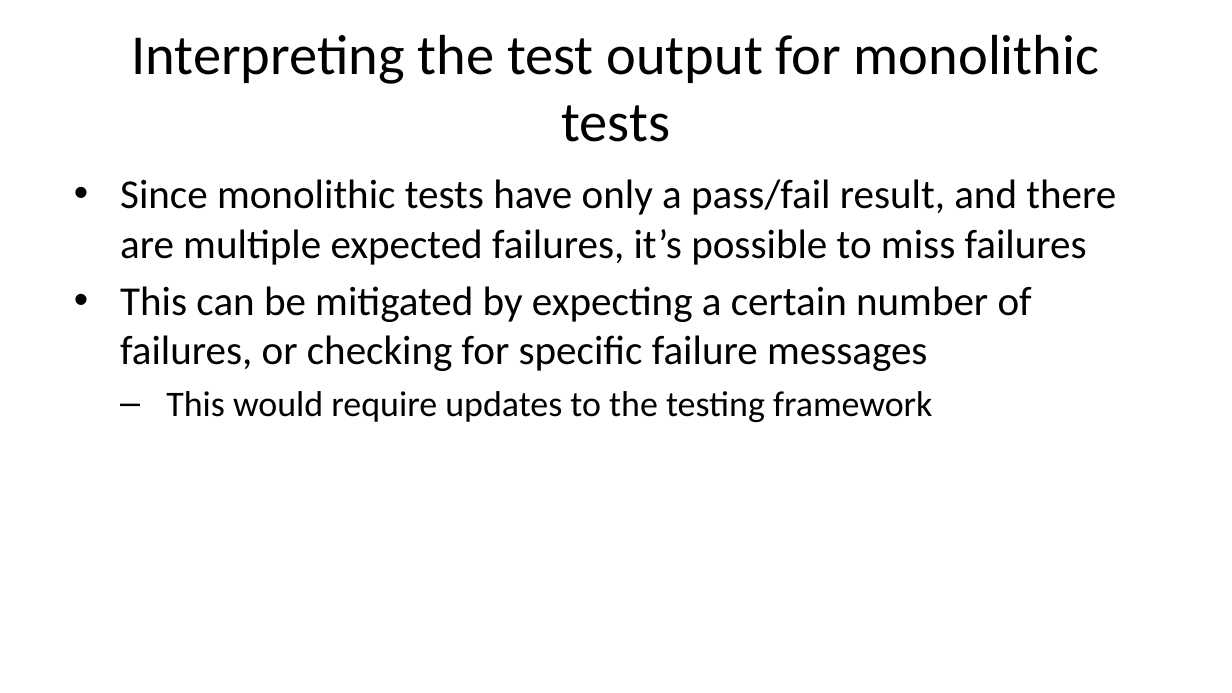
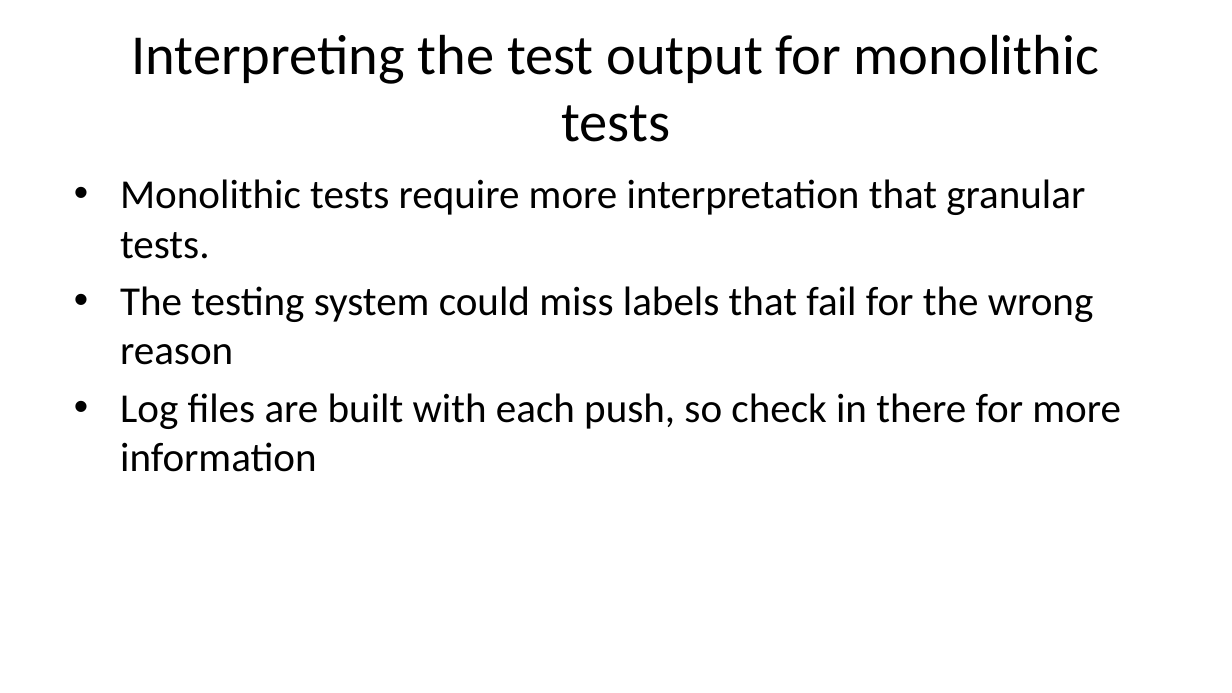
Before and after one commit to sbn-psi/dmsp, a slide deck: slide 14 of LDDTesting/stone-LDDTestingTechniques.pptx. Drawn at 1232x693 pixels with LibreOffice and Linux fonts; fonts in the diff are those of the drawing. Boxes give left, top, right and bottom in pixels: in the first picture for what was removed or moved away, otherwise in the second. Text is boxed around its words. In the diff, an @@ line names an element or a change of style, - is before the commit and + after.

```diff
--- a/LDDTesting/stone-LDDTestingTechniques.pptx
+++ b/LDDTesting/stone-LDDTestingTechniques.pptx
@@ text at <box>120,179,1121,472</box>: text changed @@
-• Since monolithic tests have only a pass/fail result, and there are multiple expected failures, it’s possible to miss failures
-• This can be mitigated by expecting a certain number of failures, or checking for specific failure messages
-  – This would require updates to the testing framework
+• Monolithic tests require more interpretation that granular tests.
+• The testing system could miss labels that fail for the wrong reason
+• Log files are built with each push, so check in there for more information
```
Also in this commit, not shown: 11 other slides changed, 2 other files.
